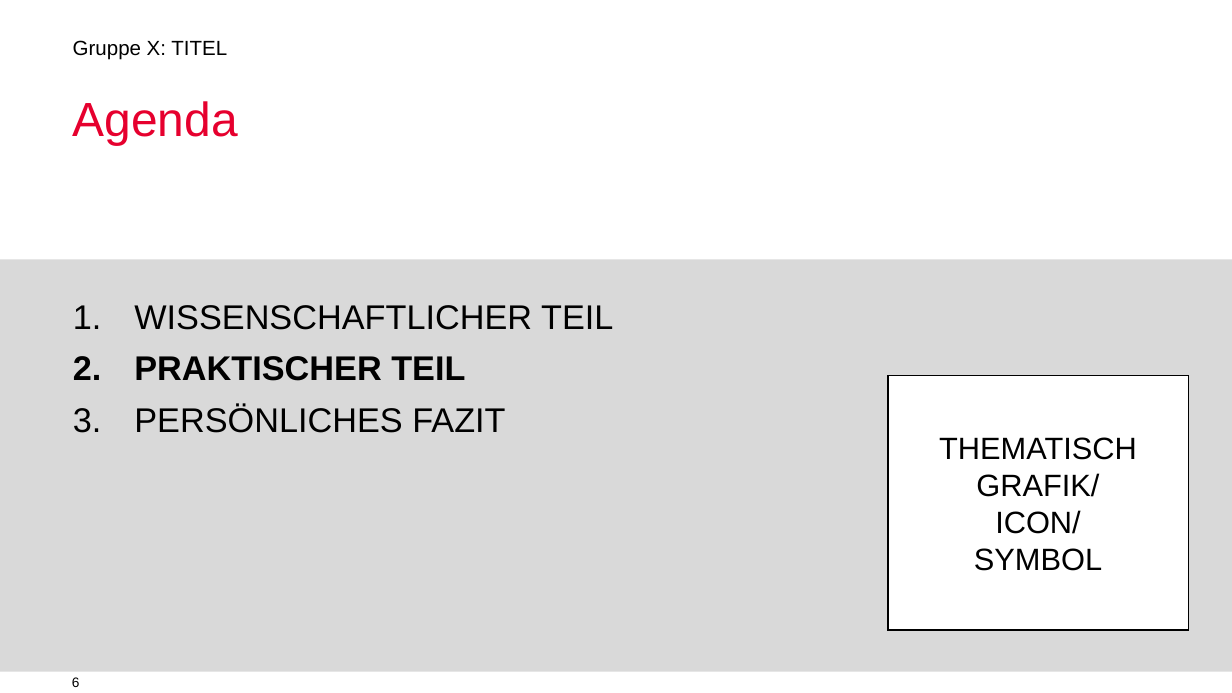
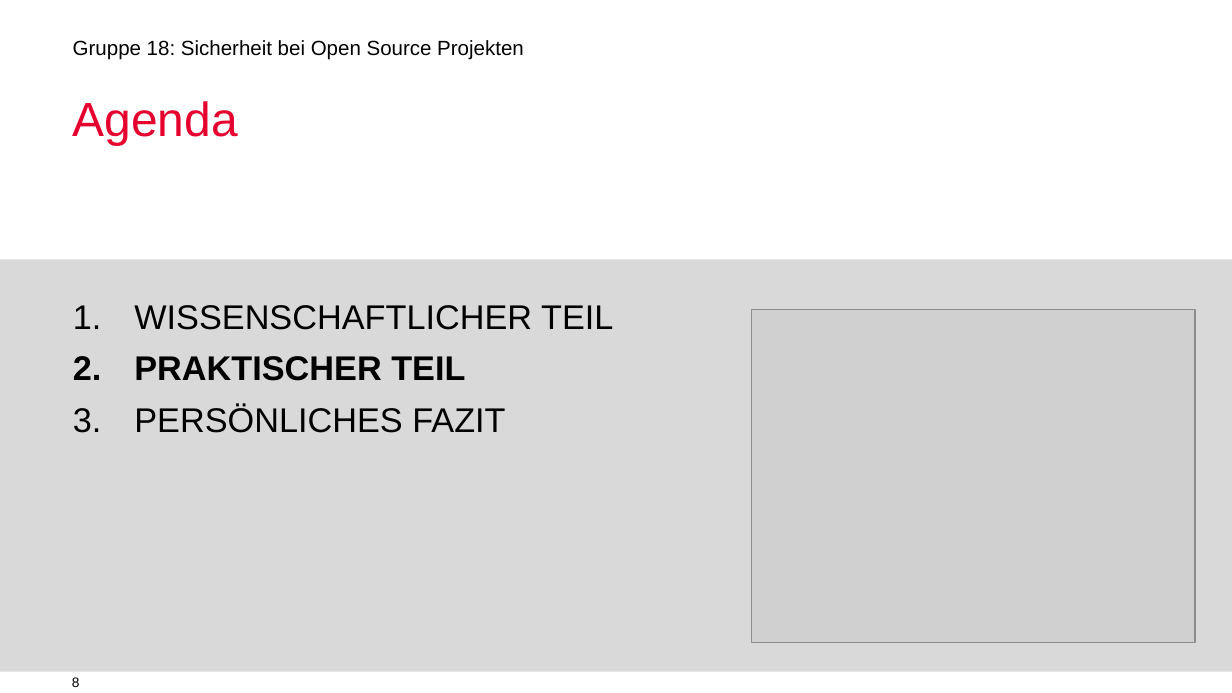
Before and after one commit to jimyouare/digitalenachhaltigkeit, a slide deck: slide 8 of Vortrag/VORLAGE Gruppenpraesentationen(1).pptx (slide 6 before the commit). Drawn at 1232x693 pixels with LibreOffice and Linux fonts; fonts in the diff are those of the drawing; grey boxes stand for pictures; background and template pictures are left out. Boxes give left, top, right and bottom in pixels: in the first picture for what was removed or moved away, otherwise in the second. Text is boxed around its words. In the diff, an @@ line names an element or a change of style, - is before the commit and + after.

```diff
--- a/Vortrag/VORLAGE Gruppenpraesentationen(1).pptx
+++ b/Vortrag/VORLAGE Gruppenpraesentationen(1).pptx
@@ text at [73,40,524,60]: text changed @@
-Gruppe X: TITEL
+Gruppe 18: Sicherheit bei Open Source Projekten
@@ picture added at [752,309,1195,642] @@
@@ rectangle removed at [887,376,1188,630] @@
-THEMATISCH GRAFIK/
-ICON/
-SYMBOL
@@ page number at [72,677,80,687]: text changed @@
-6
+8
```
Also in this commit, not shown: 3 other slides changed, 10 slides added, 7 slides removed, 5 other files.
